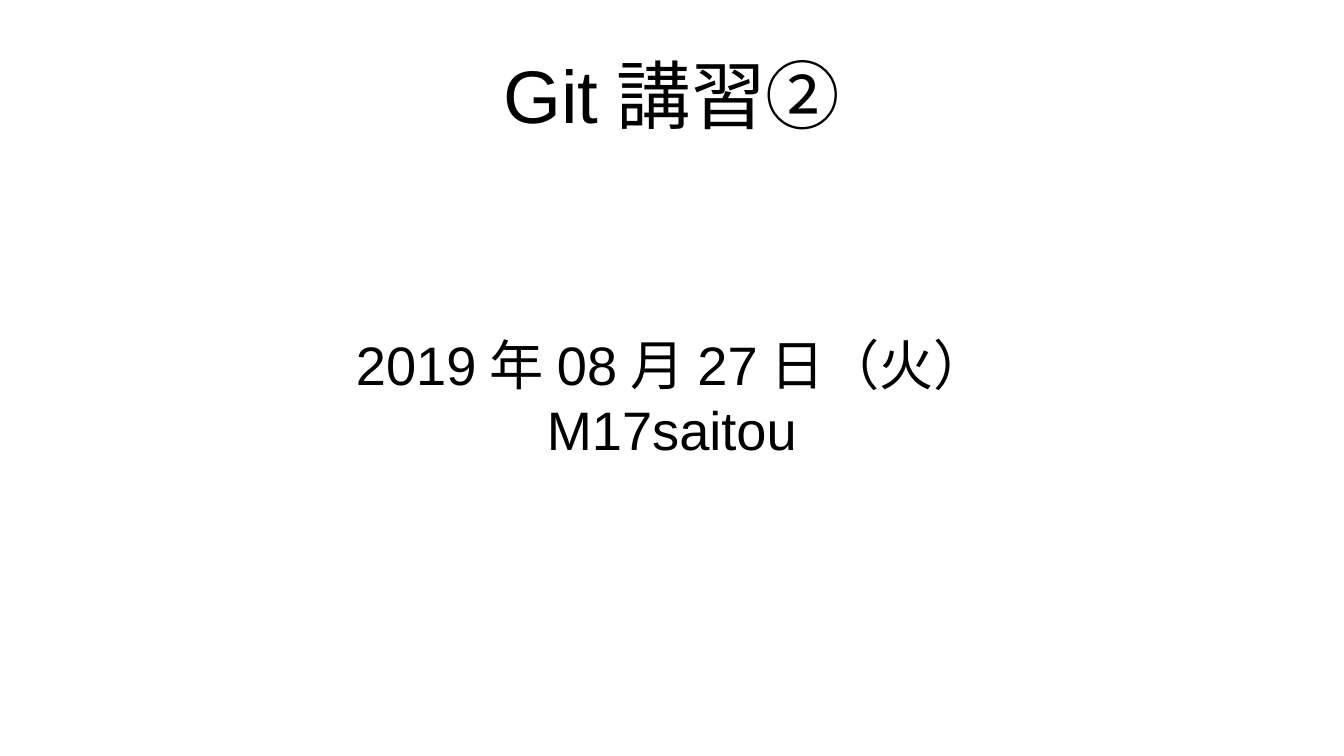
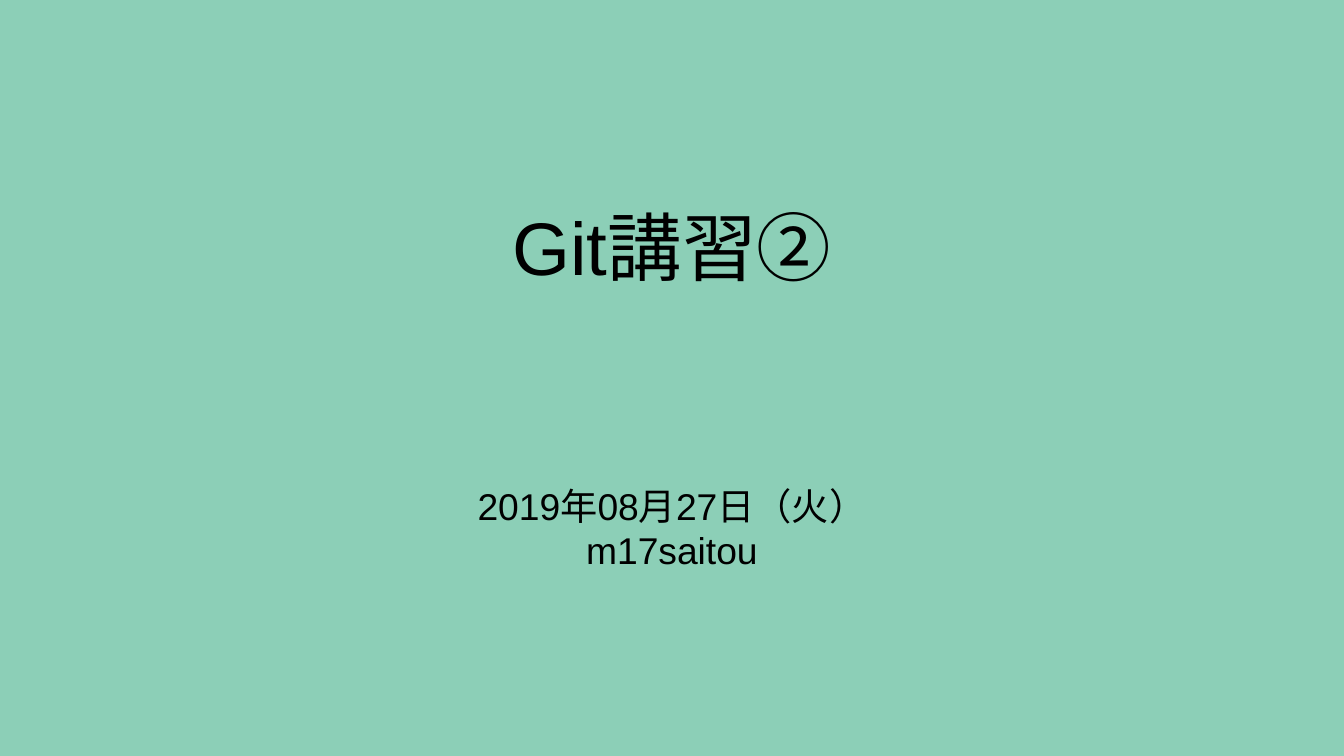
Before and after one commit to m17saitou/NMC-Git-Education, a slide deck: slide 1 of GitEducation02.odp. Drawn at 1344x756 pixels with LibreOffice and Linux fonts; fonts in the diff are those of the drawing. Boxes give left, top, right and bottom in pixels: in the first picture for what was removed or moved away, otherwise in the second. Text is boxed around its words. In the diff, an @@ line names an element or a change of style, - is before the commit and + after.

```diff
--- a/GitEducation02.odp
+++ b/GitEducation02.odp
@@ background #FFFFFF to #8CCFB7 @@
@@ title "Git講習②" rewrapped from (x1=67, y1=30, x2=1277, y2=157) to (x1=512, y1=216, x2=831, y2=282) @@
@@ subtitle "2019年08月27日（火）" moved from (x1=547, y1=338, x2=988, y2=451) to (x1=478, y1=491, x2=867, y2=565) @@
@@ subtitle at (x1=478, y1=491, x2=867, y2=524): size 32 to 22 pt in "2019年08月27日（火）" @@
@@ subtitle at (x1=586, y1=537, x2=758, y2=565): text changed; size 32 to 22 pt @@
-M17saitou
+m17saitou
```
Also in this commit, not shown: 1 other slide changed, 8 slides added, 1 other file.
